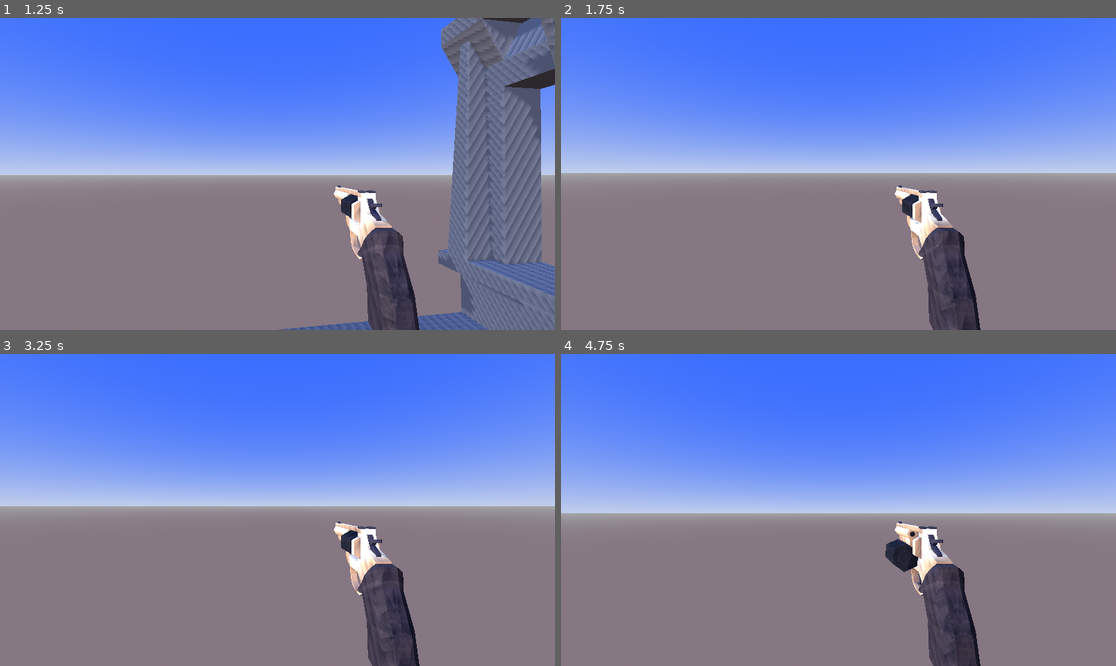
Above: before the commit, frames 1-4 (two rows, left to right).
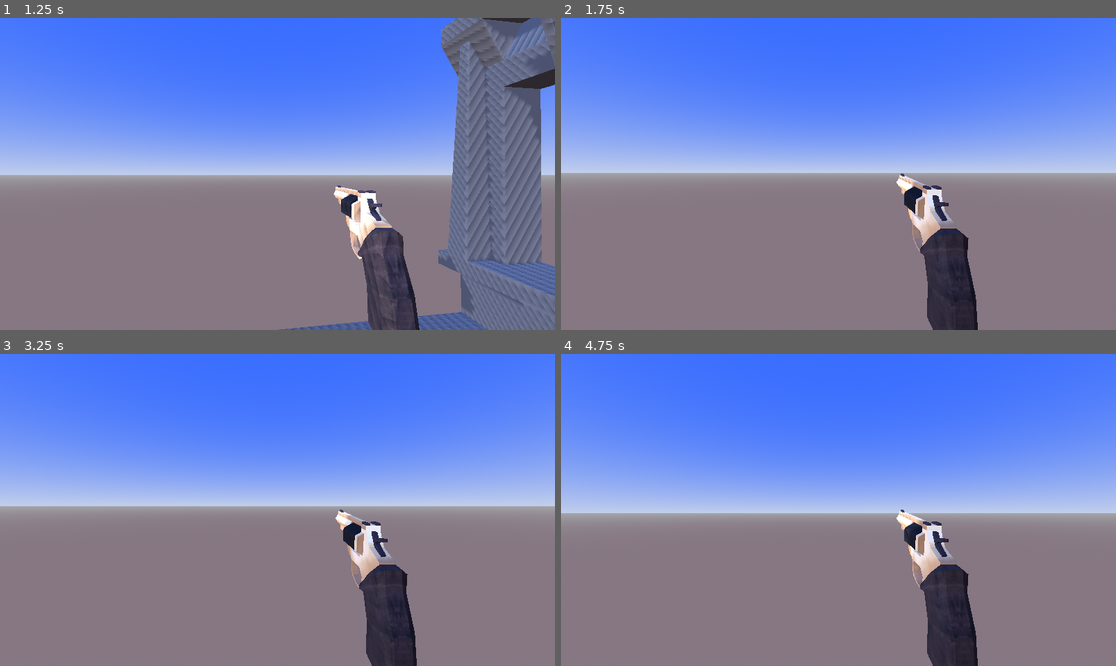
Above: after the commit, the same moments.

Repository: teachermanjeff/3dshooter2025
Game: Godot game, scene res://Range.tscn
Same seed, same stepped clock (60 frames per second), same inputs: the game is played once before the commit and once after it.
Inputs (mouse positions are in pixels of both pictures, inside the frame that each line leads up to):
- Up to frame 1 (1.25 s): tap Enter at 0.5 s; move the mouse to (305, 174) at 0.52 s; hold W (move_forward) from 0.53 s (still down); click (305, 174) at 0.6 s; tap Space (jump) at 0.77 s
- Up to frame 2 (1.75 s): keep holding W (move_forward); move the mouse to (810, 174) at 1.27 s; click (810, 174) at 1.35 s; tap Space (jump) at 1.52 s
- Up to frame 3 (3.25 s): keep holding W (move_forward); move the mouse to (288, 503) at 2.02 s; click (288, 503) at 2.1 s; move the mouse to (271, 516) at 2.77 s; click (271, 516) at 2.85 s; tap Space (jump) at 3.02 s
- Up to frame 4 (4.75 s): keep holding W (move_forward); move the mouse to (877, 513) at 3.52 s; click (877, 513) at 3.6 s; tap Space (jump) at 3.77, 4.52 s; tap R (reload) at 4.15 s; move the mouse to (794, 506) at 4.27 s; click (794, 506) at 4.35 s

Frame 1 is identical in both runs. In frame 2, 2.2% of the frame differs, in the area x 60-76%, y 49-100%; in frame 3, 2.2%; in frame 4, 2.4%, in the area x 58-76%, y 49-100%.

Commit message:
Added Reload mechanics
currently every time you shoot it depletes ammo by one, when you reload it brings it up to 6 shots.

Diff:
--- a/gamefiles/Gun.tscn
+++ b/gamefiles/Gun.tscn
@@ -1,10 +1,11 @@
-[gd_scene load_steps=6 format=3 uid="uid://dknihd8d8aqo4"]
+[gd_scene load_steps=7 format=3 uid="uid://dknihd8d8aqo4"]
 
 [ext_resource type="PackedScene" uid="uid://kp5spekfthct" path="res://Models/low_poly_animated_and_textured_revolver/scene.gltf" id="1_jpqjm"]
 [ext_resource type="Script" uid="uid://bo6ouv343b26l" path="res://gun.gd" id="2_fry05"]
 [ext_resource type="PackedScene" uid="uid://c6r2j10pawscx" path="res://bullet.tscn" id="3_7c1qe"]
 [ext_resource type="AudioStream" uid="uid://bfvku6h40psd" path="res://Sounds/gunshot.wav" id="4_1psom"]
 [ext_resource type="AudioStream" uid="uid://cbpdubhdmxbad" path="res://Sounds/revolverhammer.wav" id="5_i8pi3"]
+[ext_resource type="AudioStream" uid="uid://cga5737h3w8u0" path="res://Sounds/revolver click.wav" id="6_5rcv4"]
 
 [node name="gun" instance=ExtResource("1_jpqjm")]
 transform = Transform3D(0.05, 0, 0, 0, 0.05, 0, 0, 0, 0.05, 0, 0, 0)
@@ -34,3 +35,6 @@
 
 [node name="ReloadClick" type="AudioStreamPlayer3D" parent="." index="5"]
 stream = ExtResource("5_i8pi3")
+
+[node name="DryFireClick" type="AudioStreamPlayer3D" parent="." index="6"]
+stream = ExtResource("6_5rcv4")
--- a/gamefiles/gun.gd
+++ b/gamefiles/gun.gd
@@ -2,18 +2,18 @@
 
 @export var bullet_scene: PackedScene  # Assign Bullet.tscn in Inspector
 @onready var bullet_spawn = $BulletSpawn  # Ensure BulletSpawn exists
-@export var fire_rate: float = 0.5  # Time between shots (adjust as needed)
+@export var fire_rate: float = 0.38  # Time between shots (adjust as needed)
 @export var shoot_delay: float = 0.35  # Delay before firing bullet
 @export var reload_time: float = 8.0
 
 var can_shoot = true  # Prevents spamming
 var is_reloading: bool = false
-
+const Max_ammo = 6
+var current_ammo = Max_ammo
 
 func _input(event):
-	if event is InputEventMouseButton and event.pressed and event.button_index == MOUSE_BUTTON_LEFT:
+	if event is InputEventMouseButton and event.pressed and event.button_index == MOUSE_BUTTON_LEFT and current_ammo >= 1:
 		shoot()
-
 
 func reload():
 	is_reloading = true
@@ -22,7 +22,7 @@
 	$ReloadClick.play()
 	await get_tree().create_timer(1.5).timeout
 	$ReloadClick.play()
-
+	current_ammo = Max_ammo
 	await get_tree().create_timer(reload_time)
 	is_reloading = false
 
@@ -32,12 +32,16 @@
 		$AnimationPlayer.play("Shooting animation")
 		$AnimationPlayer.speed_scale = 4.0
 		await get_tree().create_timer(shoot_delay).timeout
+
 		if bullet_scene:
 			var bullet = bullet_scene.instantiate()
 			get_parent().add_child(bullet)
+			await get_tree().create_timer(0.2)
+			$DryFireClick.play()
 			bullet.global_transform = $BulletSpawn.global_transform  # Correct direction
 			await get_tree().create_timer(fire_rate).timeout
 			$Gunshot.play()
+			current_ammo -= 1
 		can_shoot = true
 
 func _process(delta):
@@ -45,3 +49,4 @@
 		reload()
 	if Input.is_action_just_pressed("shoot") and not is_reloading:
 		shoot()
+	print(current_ammo)
Not shown, added: gamefiles/Sounds/revolver click.wav.import
Not shown, changed: gamefiles/.DS_Store
Not shown, added: gamefiles/Sounds/revolver click.wav
